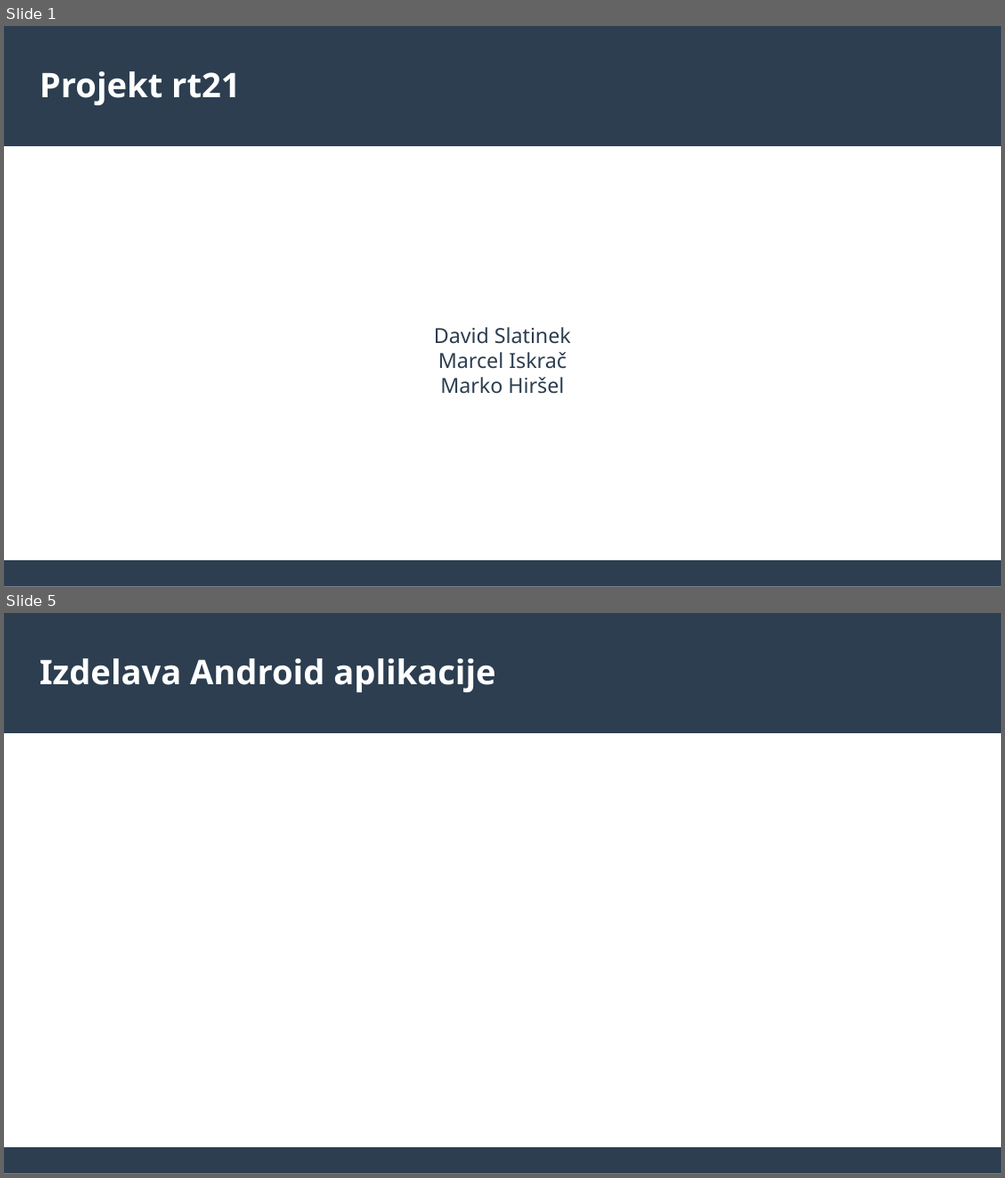
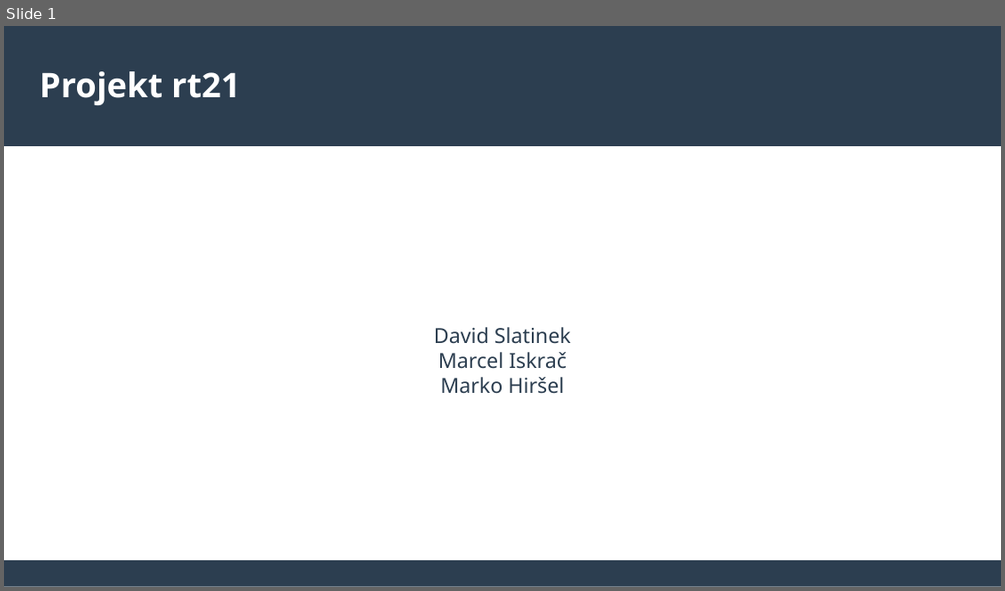
Before and after one commit to david-slatinek/rt21, a slide deck: documents/presentation.odp. Shown one above the other, each under a label of ours: slides 1 and 5 before the commit, slide 1 after it; the slides between them are not shown. The pictures are 1005x1178 and 1005x591 pixels, drawn with LibreOffice and Linux fonts; fonts in the diff are those of the drawing. Boxes give left, top, right and bottom in pixels: in the first picture for what was removed or moved away, otherwise in the second. Text is boxed around its words. In the diff, an @@ line names an element or a change of style, - is before the commit and + after.

```diff
--- a/documents/presentation.odp
+++ b/documents/presentation.odp
@@ slide 5 removed at <box>4,613,1001,1174</box>, background #FFFFFF; not listed: 2 template elements that a slide beside it also shows @@
@@ title removed at <box>40,658,495,692</box> @@
-Izdelava Android aplikacije
```
Also in this commit, not shown: 5 slides added, 4 other slides removed, 4 other files.
